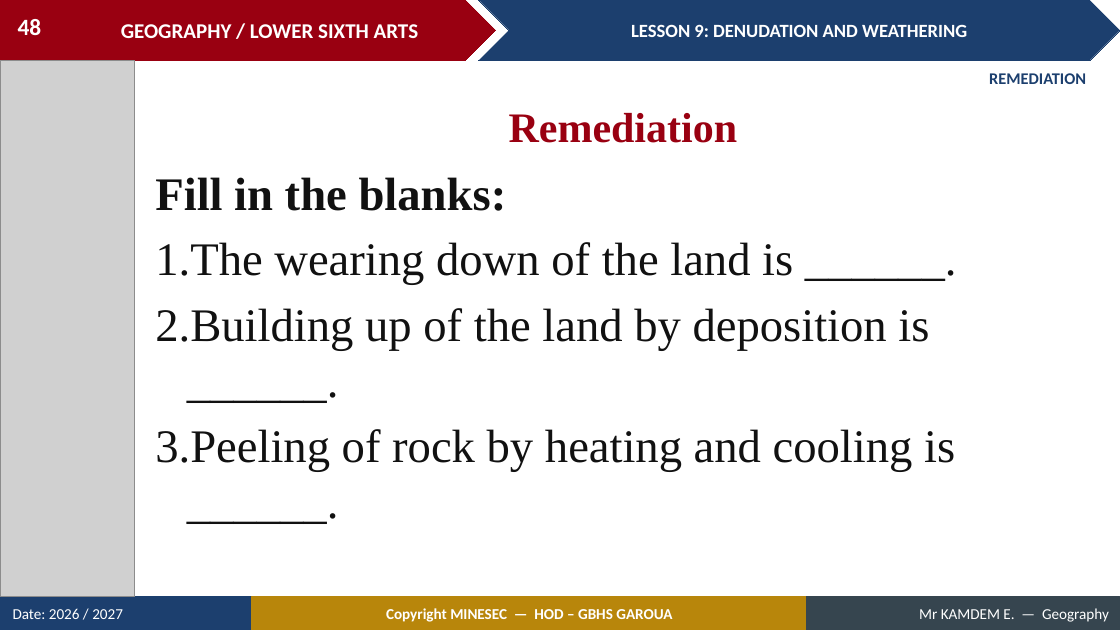
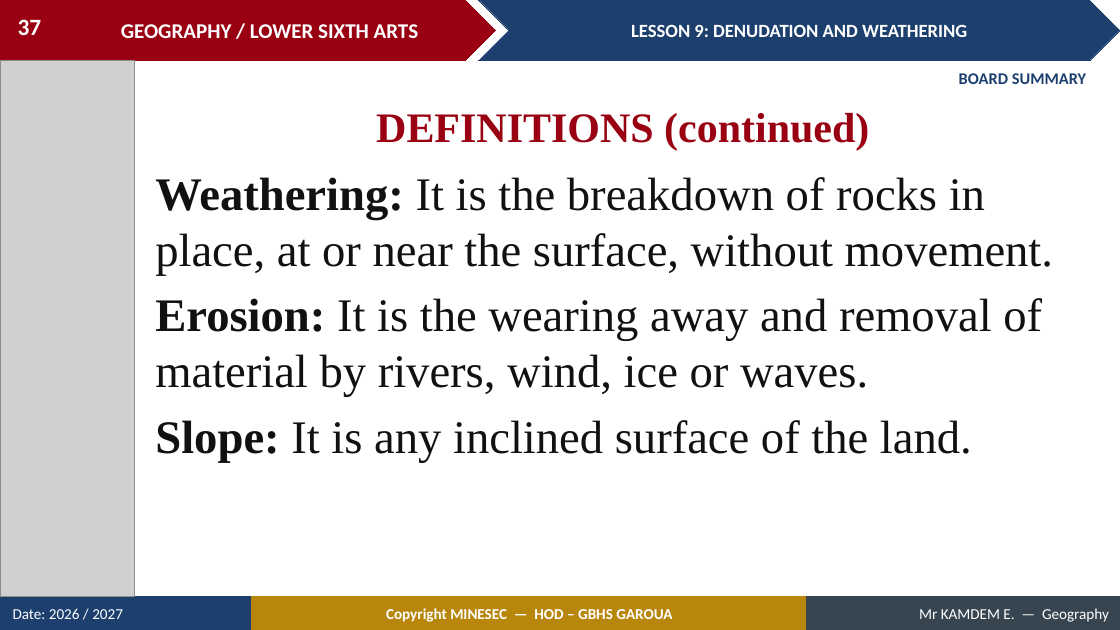
Before and after one commit to Berthautk/linea-github, a slide deck: slide 37 of lecons/LSA/Geomorphology/11_LSA_GEOMO_L09_Denudation_and_Weathering.pptx (slide 48 before the commit). Drawn at 1120x630 pixels with LibreOffice and Linux fonts; fonts in the diff are those of the drawing; grey boxes stand for pictures. Boxes give left, top, right and bottom in pixels: in the first picture for what was removed or moved away, otherwise in the second. Text is boxed around its words. In the diff, an @@ line names an element or a change of style, - is before the commit and + after.

```diff
--- a/lecons/LSA/Geomorphology/11_LSA_GEOMO_L09_Denudation_and_Weathering.pptx
+++ b/lecons/LSA/Geomorphology/11_LSA_GEOMO_L09_Denudation_and_Weathering.pptx
@@ page number at [18, 19, 42, 35]: text changed @@
-48
+37
@@ text at [959, 73, 1086, 84]: text changed @@
-REMEDIATION
+BOARD SUMMARY
@@ text at [376, 113, 869, 150]: text changed @@
-Remediation
+DEFINITIONS (continued)
@@ text at [155, 177, 1053, 462]: text changed @@
-Fill in the blanks:
-1. The wearing down of the land is ______.
-2. Building up of the land by deposition is ______.
-3. Peeling of rock by heating and cooling is ______.
+Weathering: It is the breakdown of rocks in place, at or near the surface, without movement.
+Erosion: It is the wearing away and removal of material by rivers, wind, ice or waves.
+Slope: It is any inclined surface of the land.
```
Also in this commit, not shown: 40 other slides changed, 17 slides added, 8 slides removed, 52 other files.
